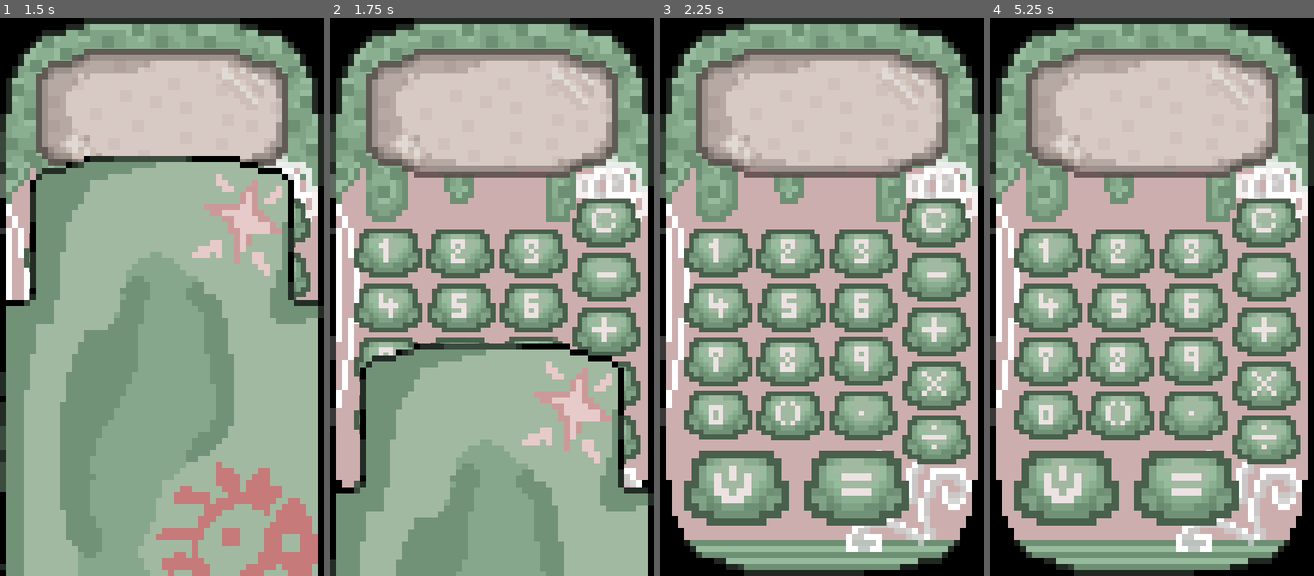
Above: before the commit, frames 1-4 (left to right).
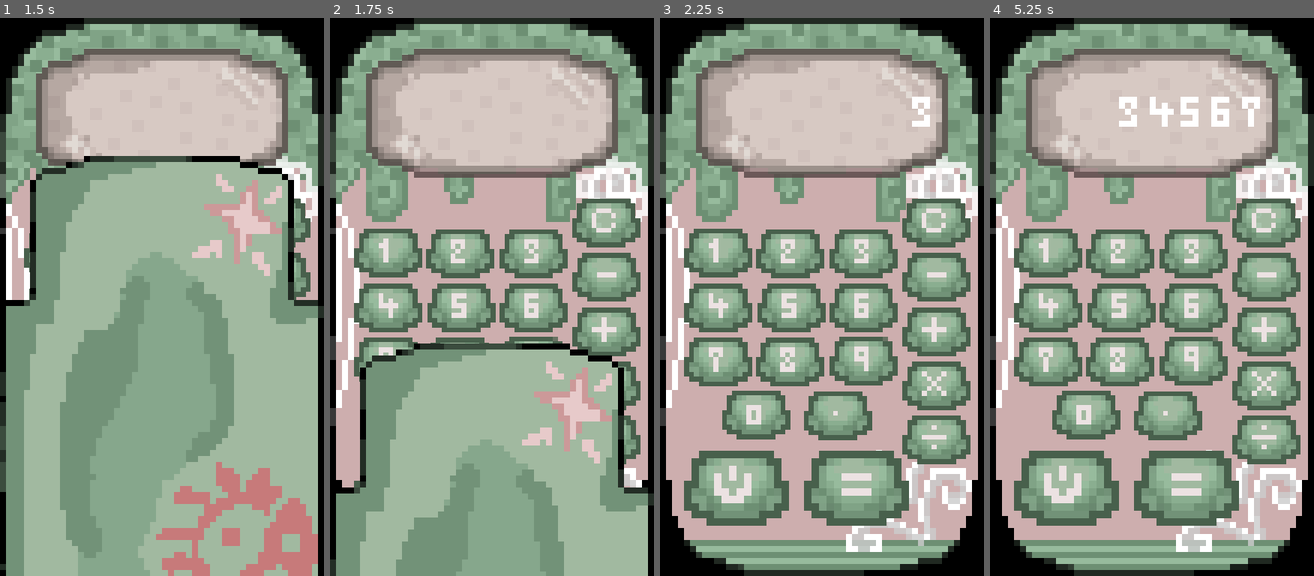
Above: after the commit, the same moments.

Repository: nullichip/Nulli-sCuteCalculator
Game: Godot game, scene res://scenes/calc.tscn
Same seed, same stepped clock (60 frames per second), same inputs: the game is played once before the commit and once after it. The project has no main scene, so this scene is started directly.
Inputs (mouse positions are in pixels of both pictures, inside the frame that each line leads up to):
- Up to frame 1 (1.5 s): click (58, 252) at 0.5 s; click (129, 252) at 1.25 s
- Up to frame 2 (1.75 s): no input
- Up to frame 3 (2.25 s): click (864, 252) at 2 s
- Up to frame 4 (5.25 s): click (1048, 308) at 2.75 s; click (1122, 308) at 3.5 s; click (1194, 308) at 4.25 s; click (1048, 363) at 5 s

Frame 1 is identical in both runs. In frame 2, less than 0.1% of the frame differs, in the area x 7-10%, y 67-75%; in frame 3, 4.7%; in frame 4, 5.5%, in the area x 7-84%, y 14-76%.

Commit message:
feat: input numbers onto screen.
wip: make operations appear and need to do math logic

Diff:
--- a/scenes/calc.tscn
+++ b/scenes/calc.tscn
@@ -18,7 +18,6 @@
 [ext_resource type="Texture2D" uid="uid://rlhqi2djh0rk" path="res://Calc Assets/add.png" id="15_8cg7y"]
 [ext_resource type="Texture2D" uid="uid://cfs72d5bw5vxg" path="res://Calc Assets/mult.png" id="17_kvyir"]
 [ext_resource type="Texture2D" uid="uid://c3trlisbmmuvs" path="res://Calc Assets/div.png" id="18_ey6q2"]
-[ext_resource type="Texture2D" uid="uid://dwqpedp1stg6n" path="res://Calc Assets/parenthesis.png" id="19_p3rr4"]
 [ext_resource type="Texture2D" uid="uid://fvqpnd7pe81a" path="res://Calc Assets/decimal.png" id="20_lg5hg"]
 [ext_resource type="Texture2D" uid="uid://cjload1h1a8em" path="res://Calc Assets/=.png" id="21_bocuy"]
 [ext_resource type="Texture2D" uid="uid://crhm5elhm6qai" path="res://Calc Assets/on& off.png" id="22_050ol"]
@@ -142,6 +141,15 @@
 scale = Vector2(8, 8.190476)
 texture = ExtResource("3_050ol")
 
+[node name="HBoxContainer" type="HBoxContainer" parent="BaseCalc"]
+offset_left = 66.0
+offset_top = 87.0
+offset_right = 368.0
+offset_bottom = 161.0
+size_flags_horizontal = 8
+theme_override_constants/separation = 1
+alignment = 2
+
 [node name="BTN1" type="TextureButton" parent="BaseCalc"]
 texture_filter = 1
 offset_left = 32.0
@@ -234,9 +242,9 @@
 
 [node name="BTN0" type="TextureButton" parent="BaseCalc"]
 texture_filter = 1
-offset_left = 32.0
+offset_left = 83.0
 offset_top = 496.49994
-offset_right = 46.0
+offset_right = 97.0
 offset_bottom = 506.49994
 scale = Vector2(6.5, 6.5)
 texture_normal = ExtResource("13_pp8wr")
@@ -282,21 +290,11 @@
 texture_normal = ExtResource("18_ey6q2")
 texture_pressed = ExtResource("5_050ol")
 
-[node name="BTNpara" type="TextureButton" parent="BaseCalc"]
-texture_filter = 1
-offset_left = 128.0
+[node name="BTNdecimal" type="TextureButton" parent="BaseCalc"]
+texture_filter = 1
+offset_left = 192.0
 offset_top = 497.0
-offset_right = 142.0
-offset_bottom = 507.0
-scale = Vector2(6.5, 6.5)
-texture_normal = ExtResource("19_p3rr4")
-texture_pressed = ExtResource("5_050ol")
-
-[node name="BTNdecimal" type="TextureButton" parent="BaseCalc"]
-texture_filter = 1
-offset_left = 226.00002
-offset_top = 497.0
-offset_right = 240.00002
+offset_right = 206.0
 offset_bottom = 507.0
 scale = Vector2(6.5, 6.5)
 texture_normal = ExtResource("20_lg5hg")
@@ -341,7 +339,7 @@
 layout_mode = 0
 offset_top = 1.0
 offset_right = 54.0
-offset_bottom = 94.00055
+offset_bottom = 94.00061
 scale = Vector2(8, 8)
 texture_normal = ExtResource("24_vu1ap")
 
@@ -366,7 +364,6 @@
 [connection signal="pressed" from="BaseCalc/BTNadd" to="." method="_on_bt_nadd_pressed"]
 [connection signal="pressed" from="BaseCalc/BTNmult" to="." method="_on_bt_nmult_pressed"]
 [connection signal="pressed" from="BaseCalc/BTNdiv" to="." method="_on_bt_ndiv_pressed"]
-[connection signal="pressed" from="BaseCalc/BTNpara" to="." method="_on_bt_npara_pressed"]
 [connection signal="pressed" from="BaseCalc/BTNdecimal" to="." method="_on_bt_ndecimal_pressed"]
 [connection signal="pressed" from="BaseCalc/BTNequal" to="." method="_on_bt_nequal_pressed"]
 [connection signal="pressed" from="BaseCalc/BTNONOFF" to="." method="_on_btnonoff_pressed"]
--- a/scripts/calc.gd
+++ b/scripts/calc.gd
@@ -2,87 +2,78 @@
 
 var is_dragging: bool = false
 var drag_offset: Vector2i = Vector2i()
+
+var current_input: String = ""
+var is_negative_pending: bool = false
+var last_action: String = ""
+@onready var container = $BaseCalc/HBoxContainer
+
 @onready var cap = $AnimationPlayer
 
-# Called when the node enters the scene tree for the first time.
-func _ready() -> void:
-	pass # Replace with function body.
+func _on_btn_1_pressed() -> void:
+	_on_number_pressed("1")
+
+func _on_btn_2_pressed() -> void:
+	_on_number_pressed("2")
 
 
-# Called every frame. 'delta' is the elapsed time since the previous frame.
-func _process(delta: float) -> void:
+func _on_btn_3_pressed() -> void:
+	_on_number_pressed("3")
+
+
+func _on_btn_4_pressed() -> void:
+	_on_number_pressed("4")
+
+
+func _on_btn_5_pressed() -> void:
+	_on_number_pressed("5")
+
+
+func _on_btn_6_pressed() -> void:
+	_on_number_pressed("6")
+
+
+func _on_btn_7_pressed() -> void:
+	_on_number_pressed("7")
+
+
+func _on_btn_8_pressed() -> void:
+	_on_number_pressed("8")
+
+
+func _on_btn_9_pressed() -> void:
+	_on_number_pressed("9")
+
+
+func _on_btn_0_pressed() -> void:
+	_on_number_pressed("0")
+
+
+func _on_bt_nmult_pressed() -> void:
+	_on_number_pressed("x")
+
+
+func _on_bt_ndiv_pressed() -> void:
+	_on_number_pressed("/")
+
+
+func _on_bt_ndecimal_pressed() -> void:
+	_on_number_pressed(".")
+
+
+func _on_btnc_pressed() -> void:
 	pass
 
 
-func _on_btn_1_pressed() -> void:
-	pass # Replace with function body.
-
-
-func _on_btn_2_pressed() -> void:
-	pass # Replace with function body.
-
-
-func _on_btn_3_pressed() -> void:
-	pass # Replace with function body.
-
-
-func _on_btn_4_pressed() -> void:
-	pass # Replace with function body.
-
-
-func _on_btn_5_pressed() -> void:
-	pass # Replace with function body.
-
-
-func _on_btn_6_pressed() -> void:
-	pass # Replace with function body.
-
-
-func _on_btn_7_pressed() -> void:
-	pass # Replace with function body.
-
-
-func _on_btn_8_pressed() -> void:
-	pass # Replace with function body.
-
-
-func _on_btn_9_pressed() -> void:
-	pass # Replace with function body.
-
-
-func _on_btn_0_pressed() -> void:
-	pass # Replace with function body.
-
-
-func _on_btn_pressed() -> void:
-	pass # Replace with function body.
-
-
-func _on_bt_nmult_pressed() -> void:
-	pass # Replace with function body.
-
-
-func _on_bt_ndiv_pressed() -> void:
-	pass # Replace with function body.
-
-
-func _on_bt_npara_pressed() -> void:
-	pass # Replace with function body.
-
-
-func _on_bt_ndecimal_pressed() -> void:
-	pass # Replace with function body.
-
-
-func _on_btnc_pressed() -> void:
-	pass # Replace with function body.
-
-
 func _on_bt_nsub_pressed() -> void:
-	pass # Replace with function body.
+	_on_number_pressed("-")
 
 
 func _on_bt_nadd_pressed() -> void:
+	_on_number_pressed("+")
+
+
+func _on_bt_nequal_pressed() -> void:
 	pass # Replace with function body.
 
 
@@ -91,14 +82,65 @@
 	await cap.animation_finished
 	get_tree().quit()
 
-func _on_bt_nequal_pressed() -> void:
-	pass # Replace with function body.
-
 
 func _on_c_ap_pressed() -> void:
 	cap.play("cap-off")
 
 
+
+#-----NUMBER SCRIPTS-----
+func _on_number_pressed(digit: String) -> void:
+	if current_input.length() >= 7:
+		return
+
+	if is_negative_pending and current_input == "":
+		current_input = "-" + digit
+		is_negative_pending = false
+	else:
+		current_input += digit
+	last_action = "number"
+	update_png_display()
+
+func _on_subtract_pressed() -> void:
+	if last_action == "subract":
+		is_negative_pending = true
+	else:
+		pass
+	last_action = "subtract"
+
+func update_png_display() -> void:
+	for child in container.get_children():
+		child.queue_free()
+
+	for char in current_input:
+		var texture_path: String
+
+		if char == "-":
+			texture_path = "res://fonts/sub.png"
+		if char == "+":
+			texture_path = "res://fonts/add.png"
+		if char == "x":
+			texture_path = "res://fonts/mult.png"
+		if char == "/":
+			texture_path = "res://fonts/div.png"
+		elif char == ".":
+			texture_path = "res://fonts/decimal.png"
+		else:
+			texture_path = "res://fonts/" + char + ".png"
+
+		var new_texture = TextureRect.new()
+		new_texture.texture = load(texture_path)
+
+		new_texture.expand_mode = TextureRect.EXPAND_IGNORE_SIZE
+		new_texture.stretch_mode = TextureRect.STRETCH_KEEP_ASPECT_CENTERED
+		new_texture.texture_filter = CanvasItem.TEXTURE_FILTER_NEAREST
+		new_texture.custom_minimum_size = Vector2(40,50)
+
+		container.add_child(new_texture)
+
+
+
+#-----WINDOW SCRIPTS-----
 func _on_base_gui_input(event: InputEvent) -> void:
 	if event is InputEventMouseButton:
 		if event.button_index == MOUSE_BUTTON_LEFT:
@@ -113,19 +155,3 @@
 		#event.relative is a Vector2 that tells us how far the mouse has moved
 		#convert to Vector2i because the window positions use whole numbers.
 		get_window().position = DisplayServer.mouse_get_position() - drag_offset
-
-
-func _on_cap_calc_gui_input(event: InputEvent) -> void:
-	if event is InputEventMouseButton:
-		if event.button_index == MOUSE_BUTTON_LEFT:
-			if event.pressed:
-				is_dragging = true
-				drag_offset = Vector2i(get_local_mouse_position())
-				print("Dragging...")
-			else:
-				is_dragging = false
-				print("Dragging has stopped")
-	if event is InputEventMouseMotion and is_dragging:
-		#event.relative is a Vector2 that tells us how far the mouse has moved
-		#convert to Vector2i because the window positions use whole numbers.
-		get_window().position = DisplayServer.mouse_get_position() - drag_offset
Renamed: fonts/sub.png -> fonts/minus.png
Not shown, changed: fonts/minus.png.import
Not shown: 1 places in scenes/calc.tscn that only renumber resources
